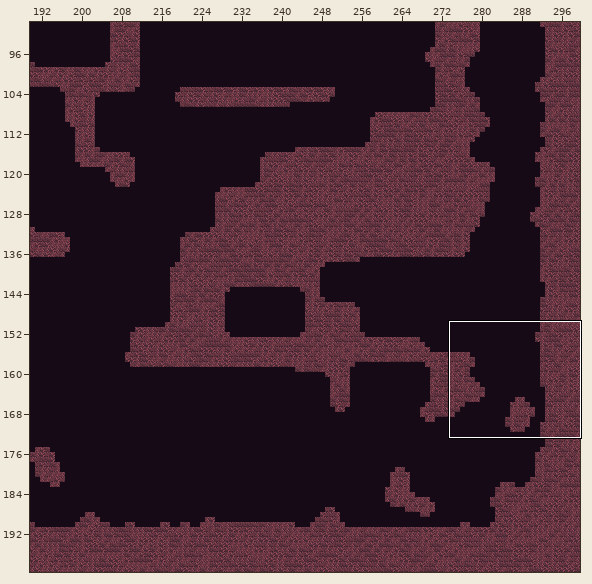
Tiled map -- android/assets/maps/level1.tmx. Above: a wide view before the commit, with the close-up outlined.
Close-up. As it was:
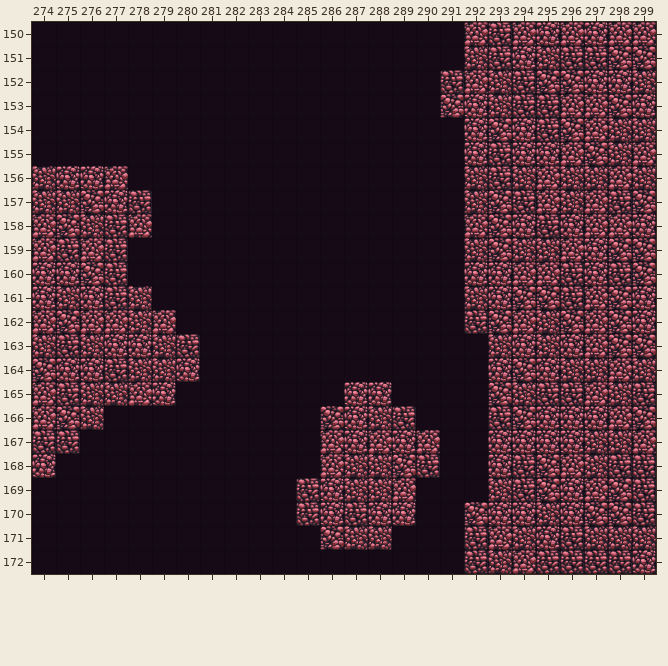
Cells are 64x64 px. Shown: x 274..299, y 150..172. The commit also changed other parts of the map, which this record leaves out.
The result:
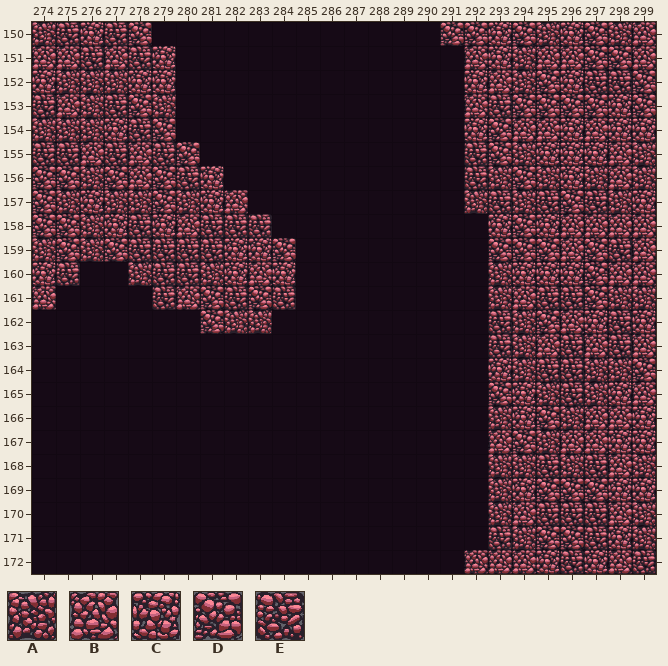
Key: from "tileMapGutter": A 5, B 6, C 7, D 8, E 9.
_ is an empty cell.
Tiles replaced or removed in this view: A, B, C, D, E.
What changed:
Changed rows in their new state; . is an unchanged cell.
Layer "terrain":
first column x 274:
150 AECED............DDCDACDA.
151 BBEBEC............BCABBD.B
152 CAAACC..........._CBA.CEED
153 EBAEDA..........._BEDDDDCD
154 AAACED..............BBC.CC
155 EEBEBED...........EDA.CCBA
156 DDADBDEC..........EADAC...
157 D.CAADACB..........EAEDEAC
158 D..CECBEEE........_CDCB..B
159 ADADEEEECCD......._.DD.DEB
160 .E__AEEACBC......._ACCCDBB
161 B____EBDEDE......._ABE.DAA
162 ______.DAA........_EADBCE.
163 _______............EABE.EB
164 _______.............AEE.AD
165 ______.......__.....CA.ACB
166 ___.........____...ACDAB.C
167 __.........._____..BDABBCC
168 _..........._____..AAEAEBA
169 ..........._____....C.DDCC
170 ..........._____.._ABEEEBA
171 ............___..._E.DDEC.
172 ..................BB.C.CBE
Where, in picture pixels (left, top, right, bottom), the same in both close-ups:
changed: (32, 22, 296, 478)
changed: (440, 22, 656, 574)
removed: (296, 382, 440, 550)
